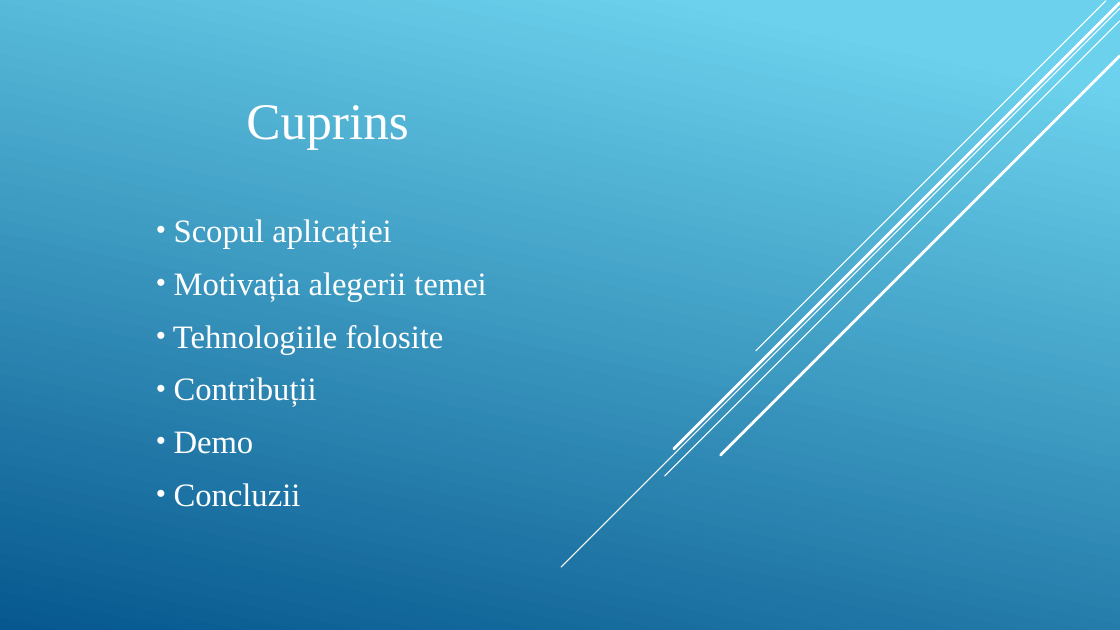
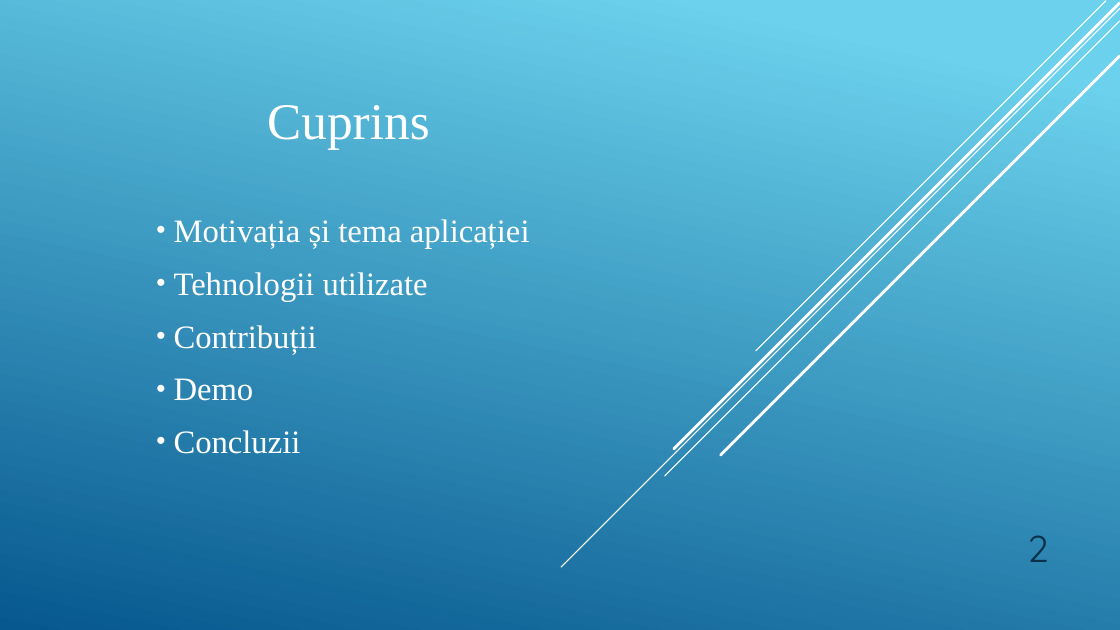
Before and after one commit to GeorgeMorosanu/MediArch_Public, a slide deck: slide 3 of Licenta2018MoroșanuGeorgeCosmin/MediArch.pptx (slide 2 before the commit). Drawn at 1120x630 pixels with LibreOffice and Linux fonts; fonts in the diff are those of the drawing. Boxes give left, top, right and bottom in pixels: in the first picture for what was removed or moved away, otherwise in the second. Text is boxed around its words. In the diff, an @@ line names an element or a change of style, - is before the commit and + after.

```diff
--- a/Licenta2018MoroșanuGeorgeCosmin/MediArch.pptx
+++ b/Licenta2018MoroșanuGeorgeCosmin/MediArch.pptx
@@ text "Cuprins": place and size @@
-text "Cuprins" at (246, 105, 408, 149)
+text "Cuprins" at (267, 105, 430, 149)
@@ text at (174, 219, 530, 301): text changed @@
-• Scopul aplicației
-• Motivația alegerii temei
-• Tehnologiile folosite
+• Motivația și tema aplicației
+• Tehnologii utilizate
@@ text added at (1027, 535, 1048, 562), 32 pt, text #0A304A @@
+2
```
Also in this commit, not shown: 3 other slides changed, 5 slides added, 5 slides removed.
